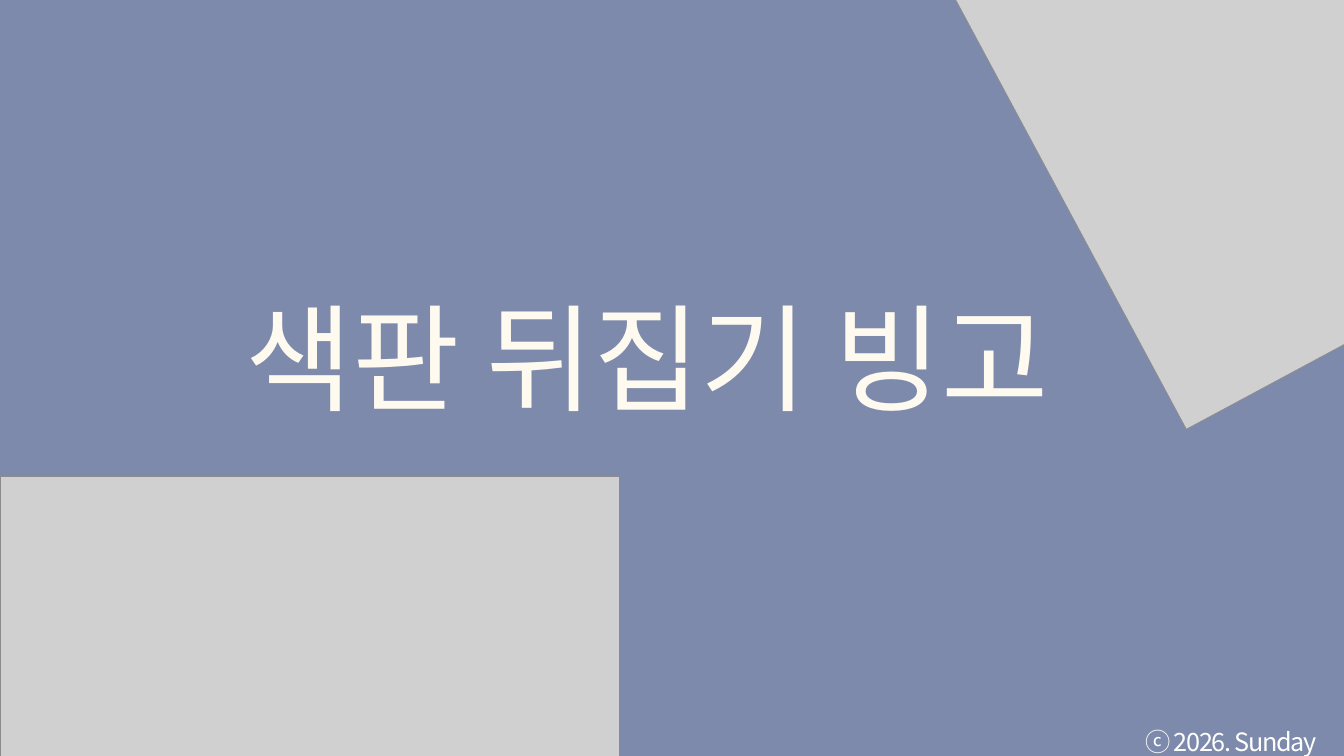
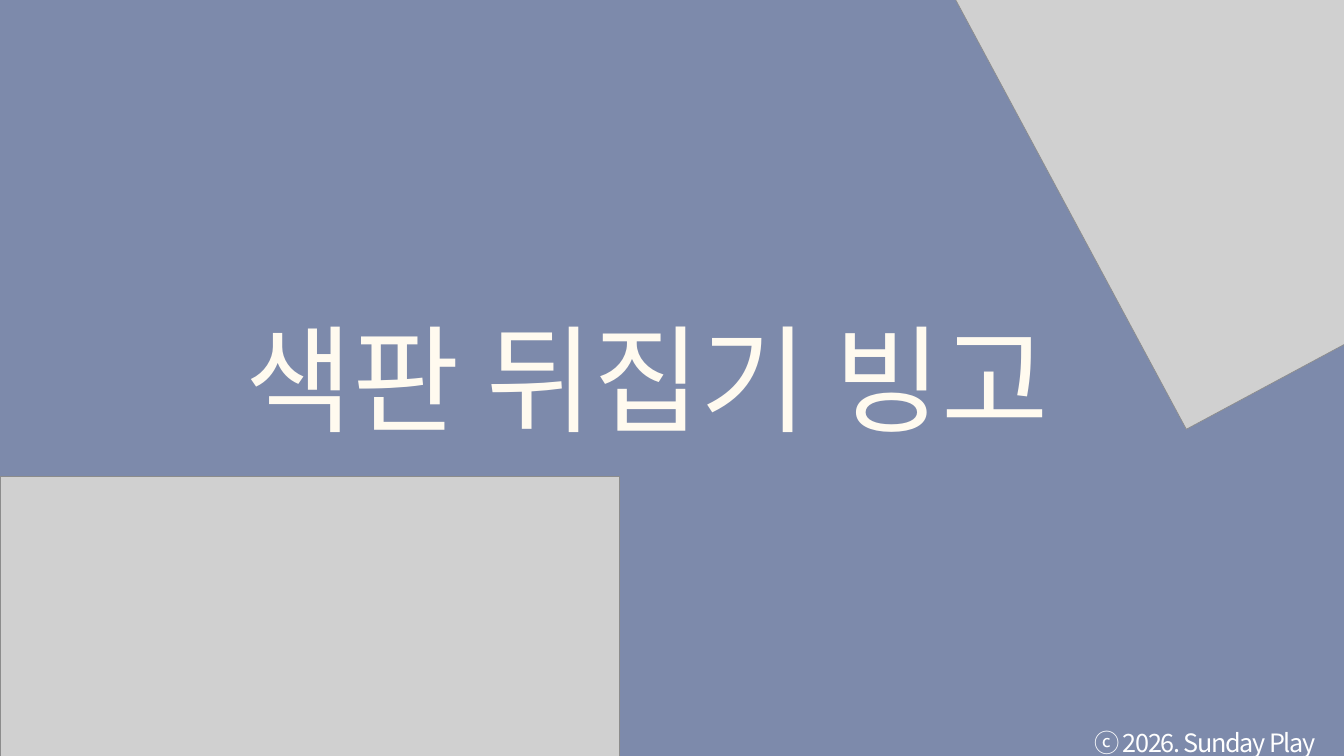
Before and after one commit to tkdgns25300/sunday_play, a slide deck: slide 1 of public/downloads/games/color-flip-bingo/rules.pptx. Drawn at 1344x756 pixels with LibreOffice and Linux fonts; fonts in the diff are those of the drawing; grey boxes stand for pictures. Boxes give left, top, right and bottom in pixels: in the first picture for what was removed or moved away, otherwise in the second. Text is boxed around its words. In the diff, an @@ line names an element or a change of style, - is before the commit and + after.

```diff
--- a/public/downloads/games/color-flip-bingo/rules.pptx
+++ b/public/downloads/games/color-flip-bingo/rules.pptx
@@ text "색판 뒤집기 빙고": place and size @@
-text "색판 뒤집기 빙고" at (245, 305, 1049, 411)
+text "색판 뒤집기 빙고" at (245, 326, 1049, 432)
@@ text "색판 뒤집기 빙고" at (245, 326, 1049, 432): font Roboto to Noto Sans CJK KR @@
@@ text "ⓒ 2026. Sunday Play" rewrapped from (1145, 730, 1317, 756) to (1094, 731, 1316, 756) @@
```
Also in this commit, not shown: 4 other slides changed, 5 other files.
